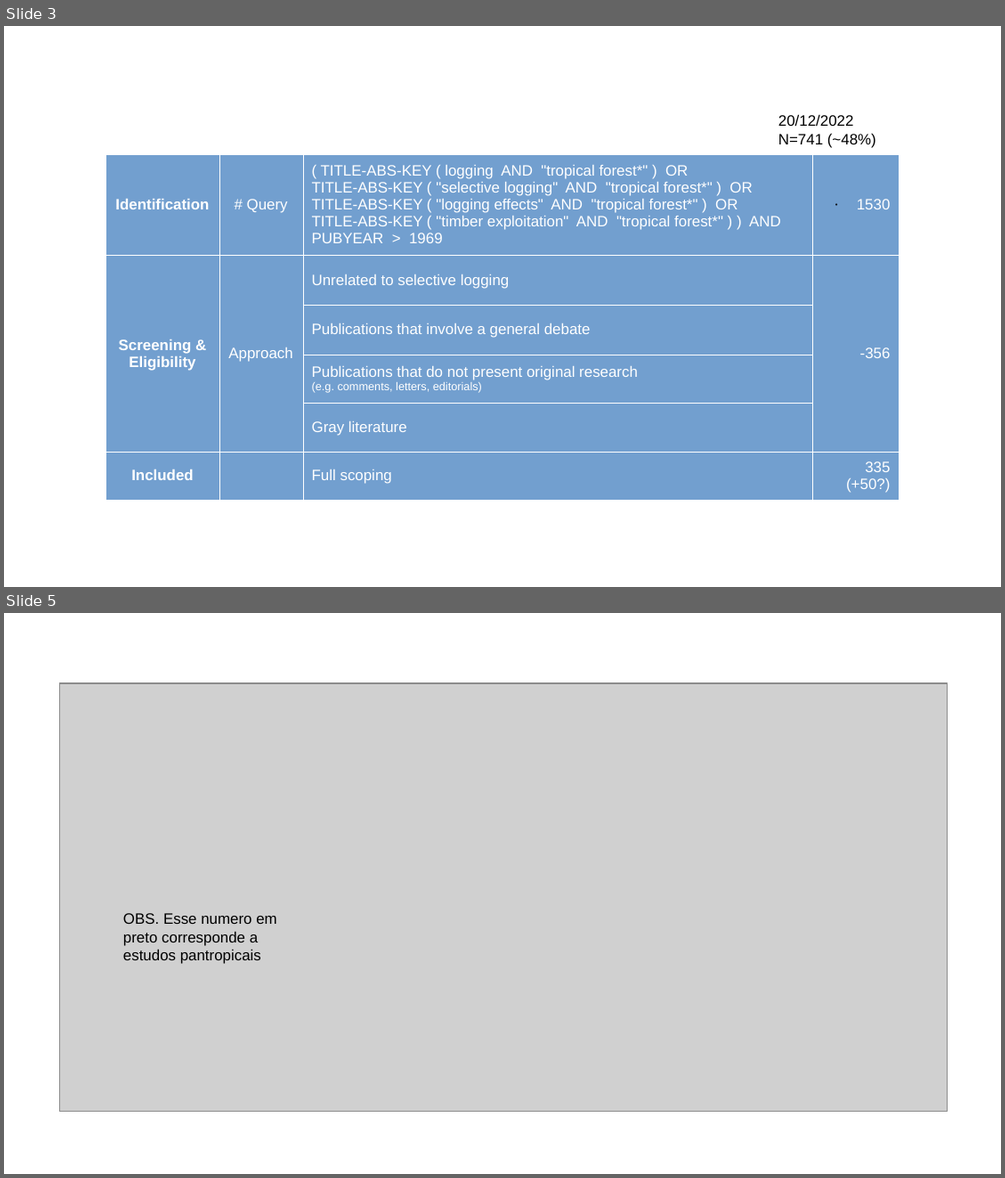
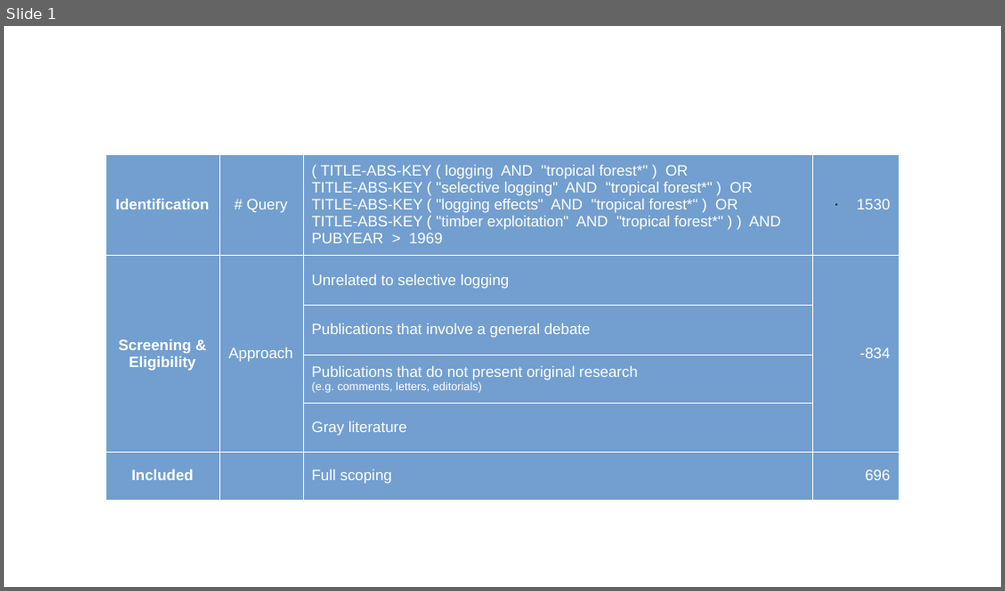
Before and after one commit to miralaba/logging_scientiometrics, a slide deck: results/cienciometria.pptx. Shown one above the other, each under a label of ours: slides 3 and 5 before the commit, slide 1 after it; the slides between them are not shown. The pictures are 1005x1178 and 1005x591 pixels, drawn with LibreOffice and Linux fonts; fonts in the diff are those of the drawing; grey boxes stand for pictures. Boxes give left, top, right and bottom in pixels: in the first picture for what was removed or moved away, otherwise in the second. Text is boxed around its words. In the diff, an @@ line names an element or a change of style, - is before the commit and + after.

```diff
--- a/results/cienciometria.pptx
+++ b/results/cienciometria.pptx
@@ slide 5 removed at (4, 613, 1001, 1174), background #FFFFFF @@
@@ picture removed at (59, 683, 947, 1111) @@
@@ text removed at (123, 913, 277, 964) @@
-OBS. Esse numero em preto corresponde a estudos pantropicais
@@ what was slide 3 is now slide 1 @@
@@ slide 1 changed as well @@
@@ text removed at (778, 114, 876, 148) @@
-20/12/2022
-N=741 (~48%)
@@ table at (106, 154, 899, 500) @@
-row 2, column 4: -356
+row 2, column 4: -834
-row 6, column 4: 335 (+50?)
+row 6, column 4: 696
```
Also in this commit, not shown: 3 slides added, 5 other slides removed, 11 other files.
